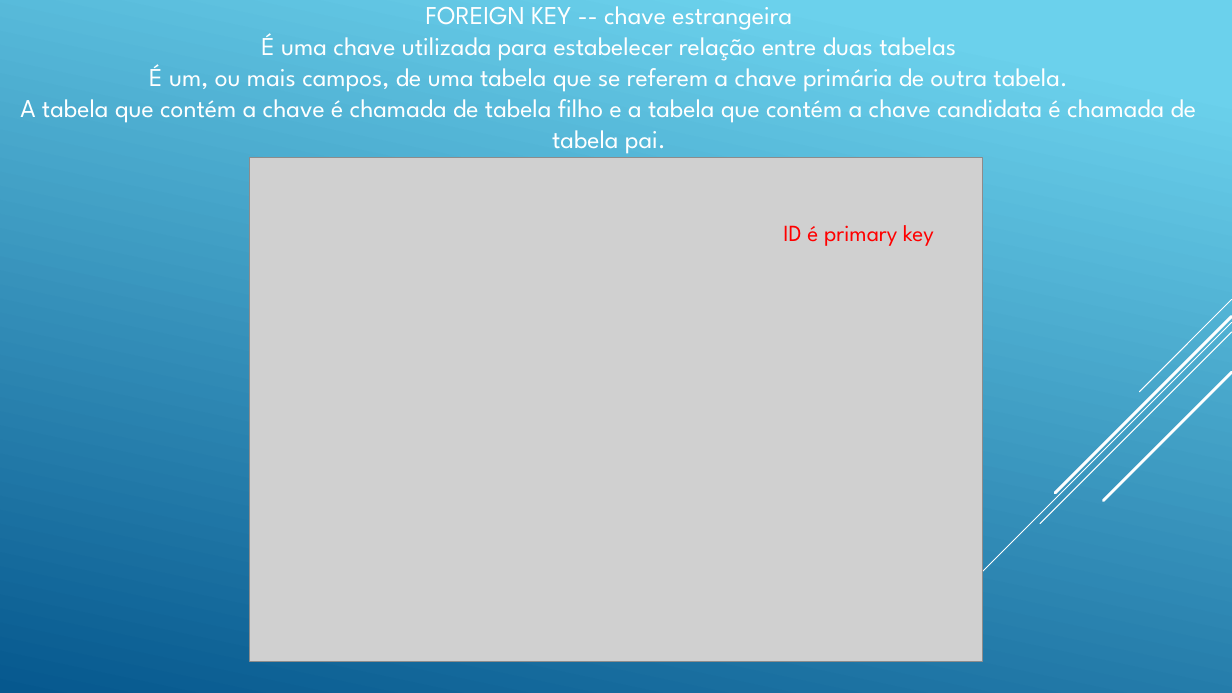
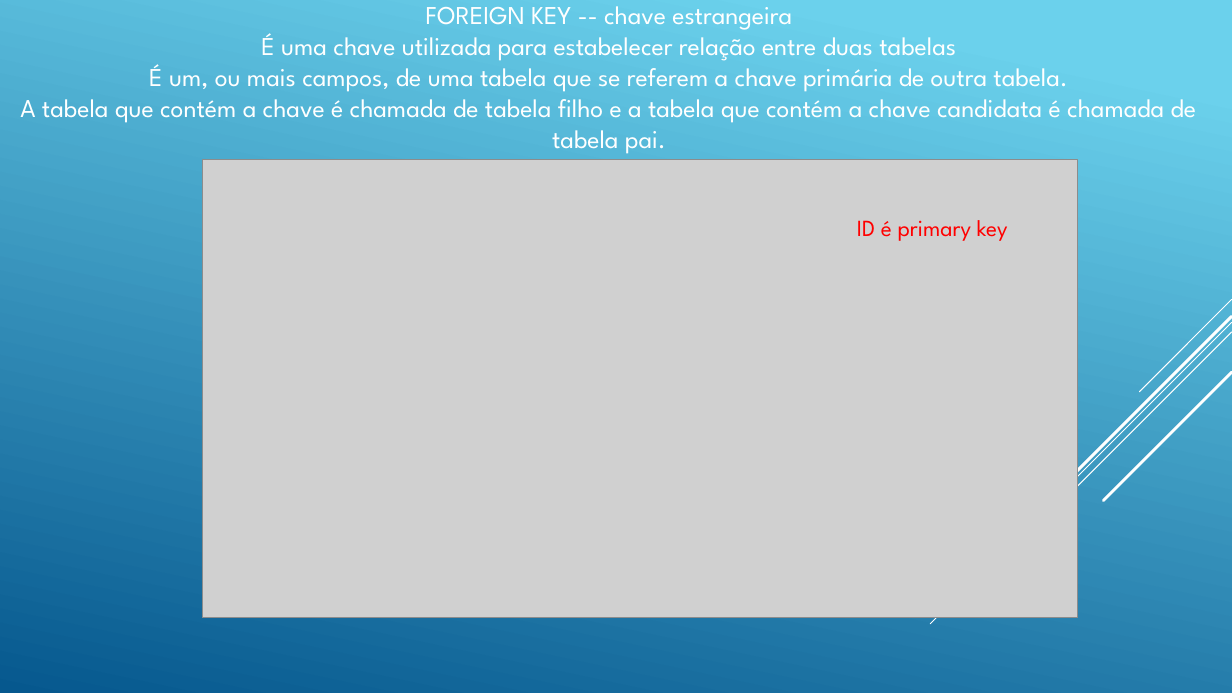
Before and after one commit to andreneves/BDII, a slide deck: slide 16 of BDIIA05.pptx. Drawn at 1232x693 pixels with LibreOffice and Linux fonts; fonts in the diff are those of the drawing; grey boxes stand for pictures. Boxes give left, top, right and bottom in pixels: in the first picture for what was removed or moved away, otherwise in the second. Text is boxed around its words. In the diff, an @@ line names an element or a change of style, - is before the commit and + after.

Commit message:
up

```diff
--- a/BDIIA05.pptx
+++ b/BDIIA05.pptx
@@ picture resized from (x1=250, y1=158, x2=982, y2=662) to (x1=202, y1=160, x2=1079, y2=618) @@
@@ text "ID é primary key" moved from (x1=783, y1=225, x2=934, y2=246) to (x1=857, y1=220, x2=1008, y2=241) @@
```
Also in this commit, not shown: 1 other slide changed.
